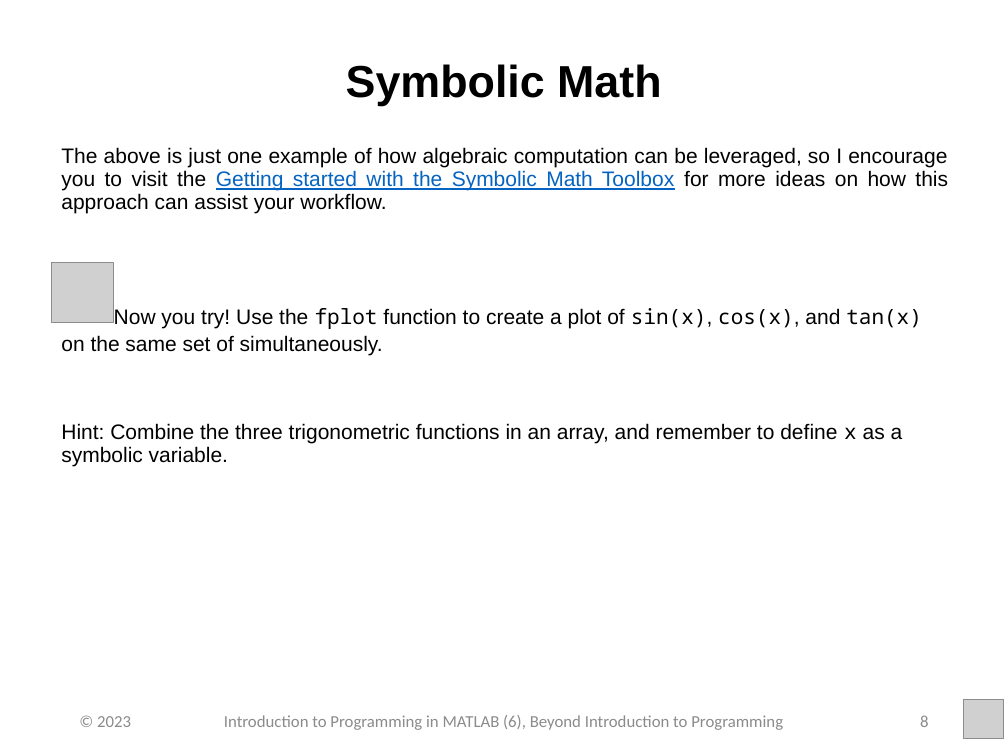
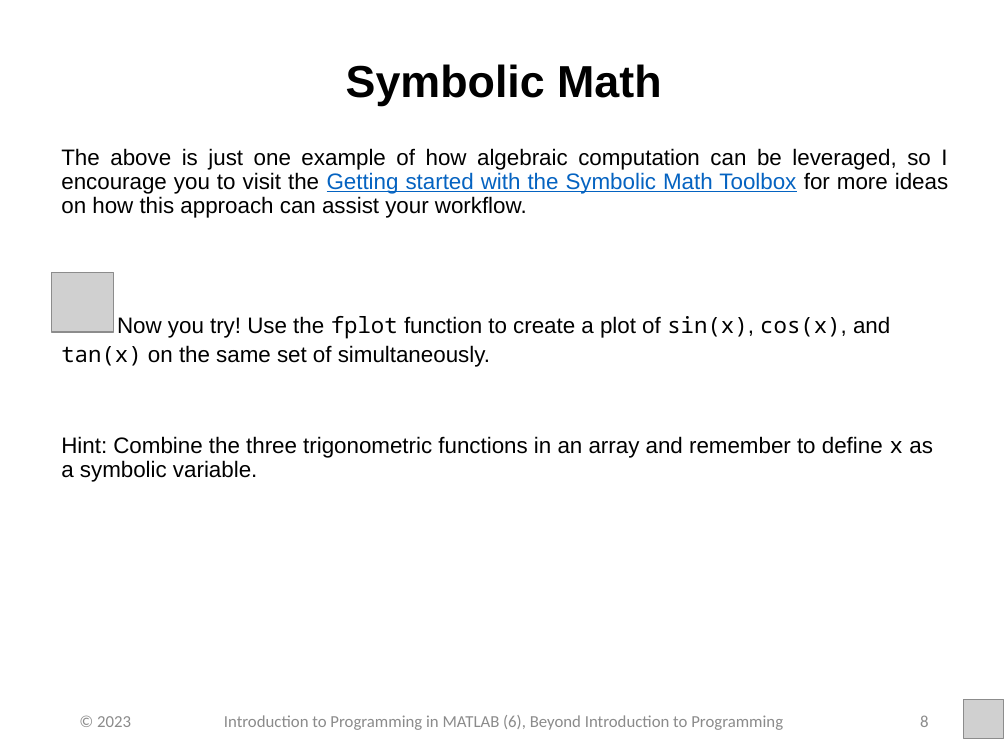
Before and after one commit to jedekoru/Introduction-to-Programming-in-MATLAB, a slide deck: slide 8 of Week 6 - Bigger Picture - Iteroperability - Beyond introduction to Programming Solution/PowerPoint Presentations/Week_6_Part_3_Beyond_Introduction_to_Programming_Solution.pptx. Drawn at 1008x756 pixels with LibreOffice and Linux fonts; fonts in the diff are those of the drawing; grey boxes stand for pictures. Boxes give left, top, right and bottom in pixels: in the first picture for what was removed or moved away, otherwise in the second. Text is boxed around its words. In the diff, an @@ line names an element or a change of style, - is before the commit and + after.

```diff
--- a/Week 6 - Bigger Picture - Iteroperability - Beyond introduction to Programming Solution/PowerPoint Presentations/Week_6_Part_3_Beyond_Introduction_to_Programming_Solution.pptx
+++ b/Week 6 - Bigger Picture - Iteroperability - Beyond introduction to Programming Solution/PowerPoint Presentations/Week_6_Part_3_Beyond_Introduction_to_Programming_Solution.pptx
@@ text at (x1=61, y1=148, x2=948, y2=367): size 15 to 16 pt in "The above is just one example of ...", "Now you try! Use the fplot function ..." @@
@@ picture moved from (x1=51, y1=263, x2=114, y2=323) to (x1=51, y1=272, x2=114, y2=332) @@
@@ text at (x1=61, y1=436, x2=933, y2=482): text changed; size 15 to 16 pt @@
-Hint: Combine the three trigonometric functions in an array, and remember to define x as a symbolic variable.
+Hint: Combine the three trigonometric functions in an array and remember to define x as a symbolic variable.
```
Also in this commit, not shown: 18 other slides changed, 42 other files.
